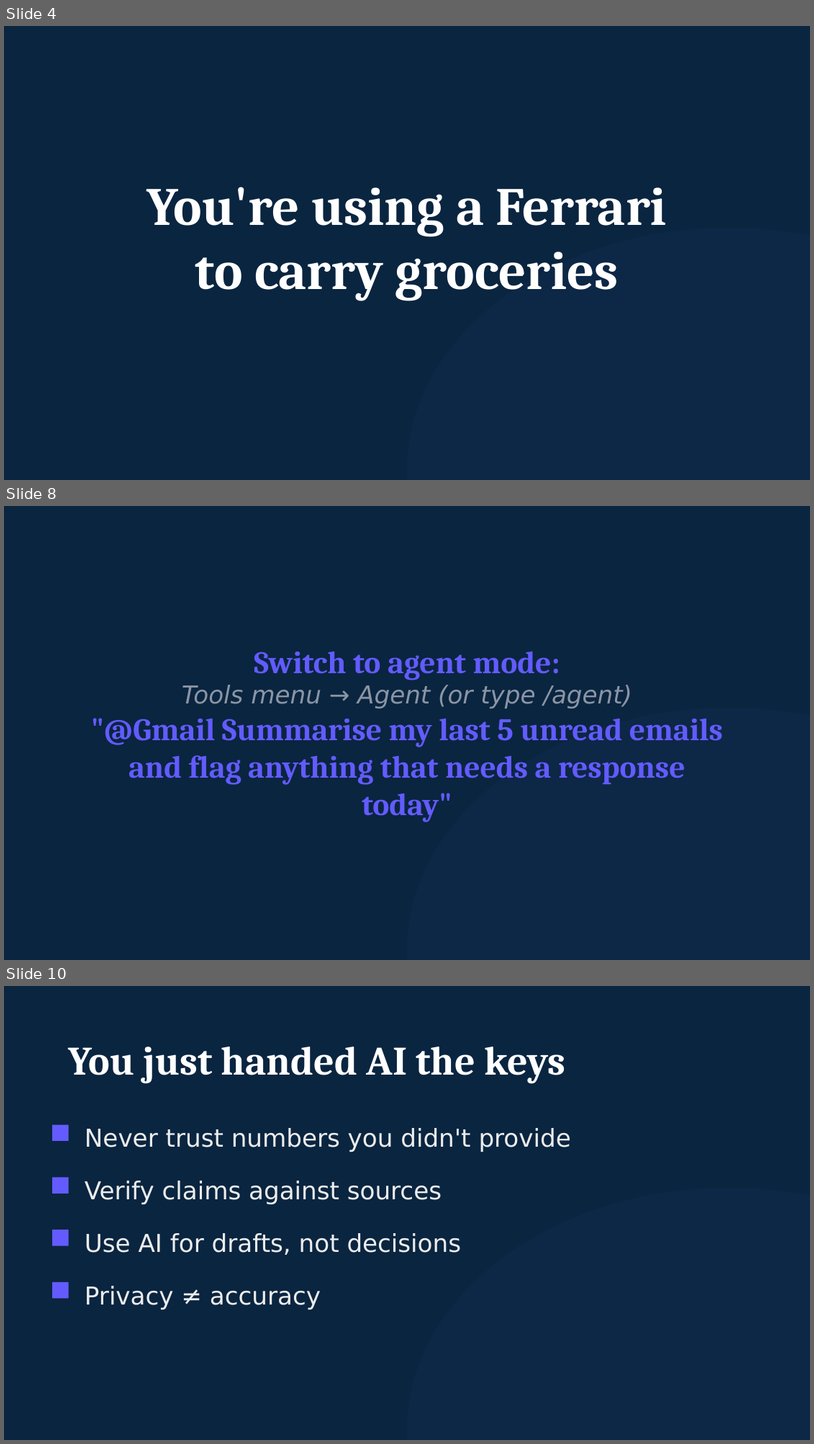
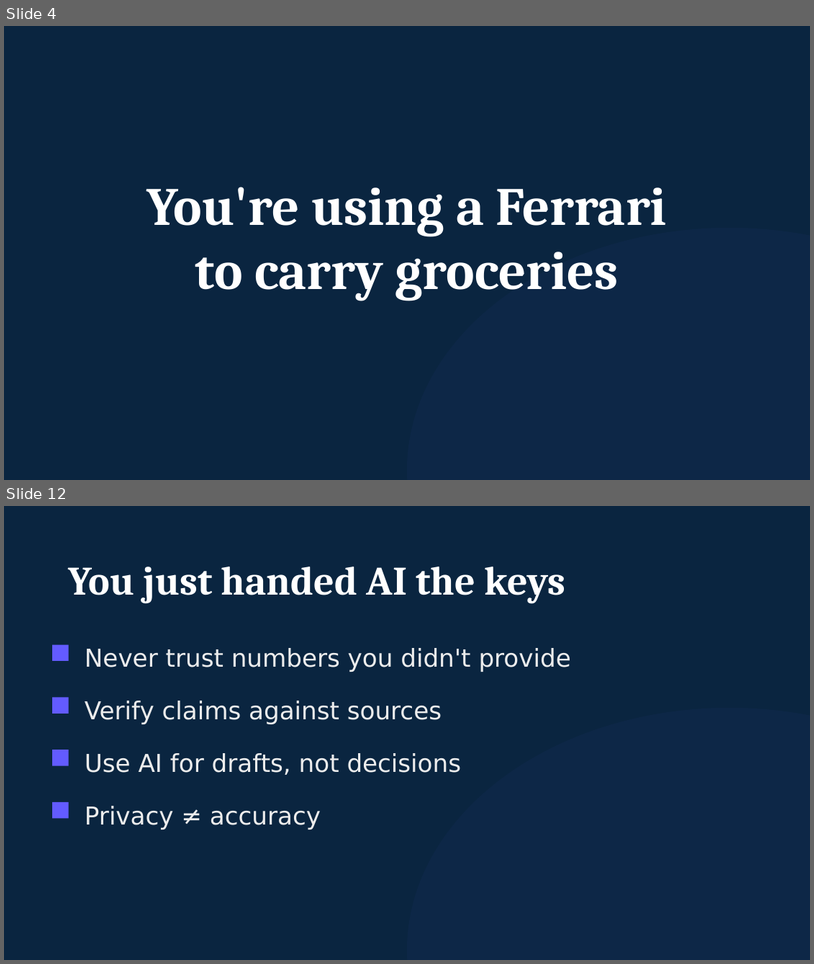
Before and after one commit to michaelengland/ai-best-practices, a slide deck: decks/workshop-2-orchestrator/workshop-2-orchestrator.pptx. Shown one above the other, each under a label of ours: slides 4, 8 and 10 before the commit, slides 4 and 12 after it; the slides between them are not shown. The pictures are 814x1444 and 814x964 pixels, drawn with LibreOffice and Linux fonts; fonts in the diff are those of the drawing. Boxes give left, top, right and bottom in pixels: in the first picture for what was removed or moved away, otherwise in the second. Text is boxed around its words. In the diff, an @@ line names an element or a change of style, - is before the commit and + after.

```diff
--- a/decks/workshop-2-orchestrator/workshop-2-orchestrator.pptx
+++ b/decks/workshop-2-orchestrator/workshop-2-orchestrator.pptx
@@ slide 8 removed at (4, 506, 810, 960), background #0A2540 @@
@@ text removed at (91, 651, 723, 822) @@
-Switch to agent mode:
-Tools menu → Agent (or type /agent)
-"@Gmail Summarise my last 5 unread emails and flag anything that needs a response today"
@@ ellipse removed at (407, 708, 810, 960) @@
@@ what was slide 10 is now slide 12 @@
```
Also in this commit, not shown: 9 slides changed, 4 slides added, 1 other slide removed, 10 other files.
